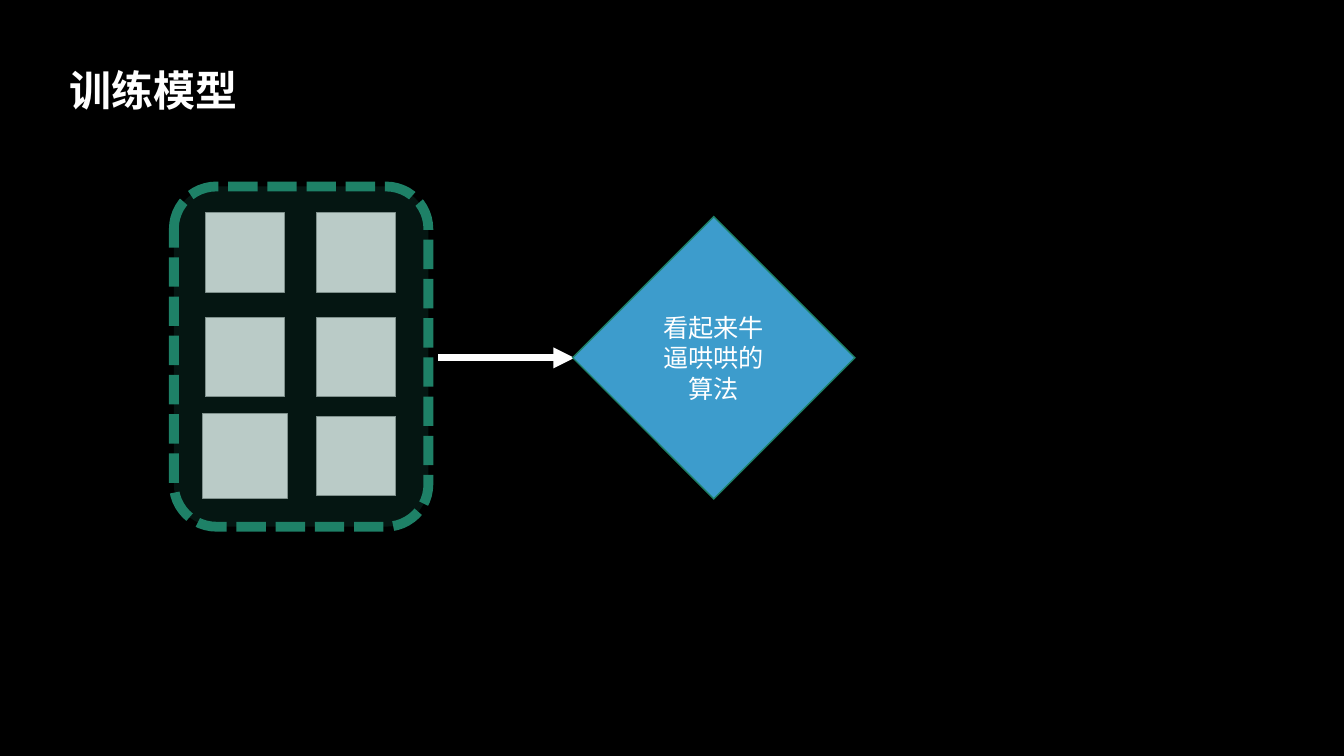
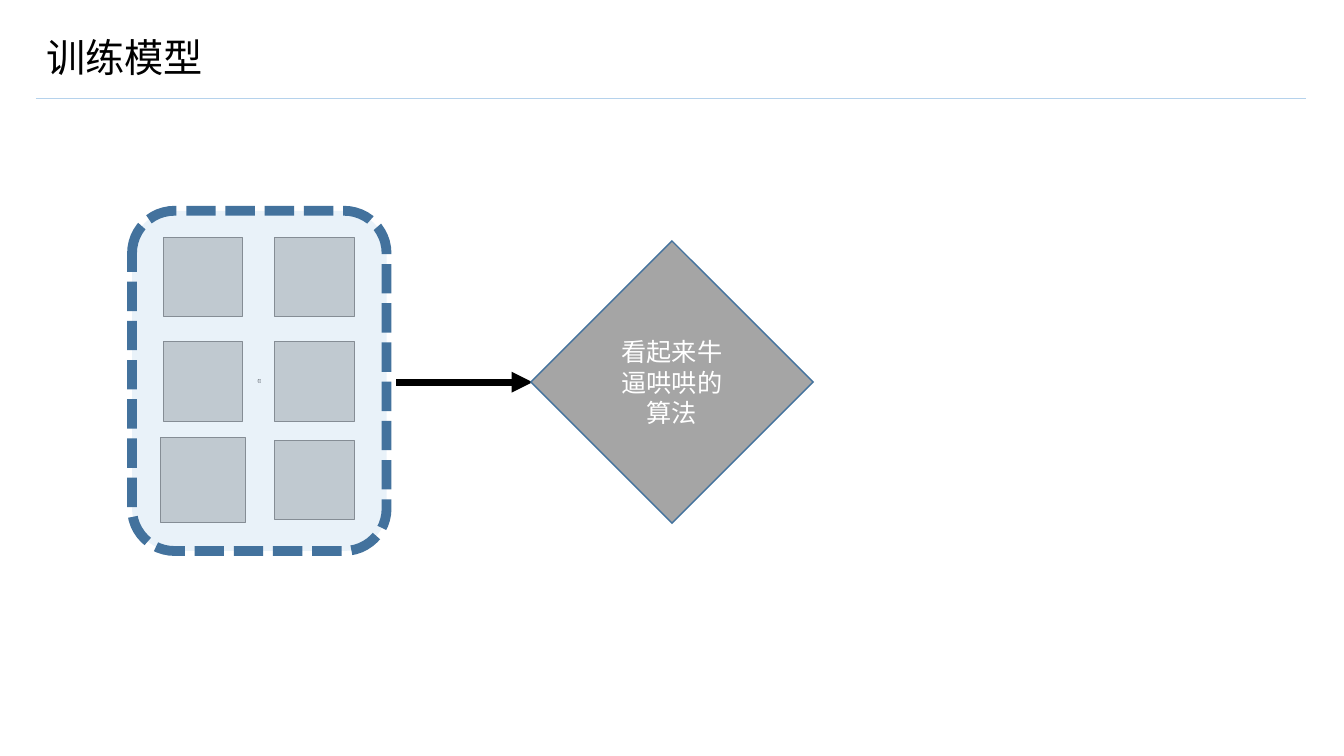
Before and after one commit to GuanyiLL/Study, a slide deck: slide 7 of Swift/CoreMLResearching/CoreML.pptx (slide 5 before the commit). Drawn at 1344x756 pixels with LibreOffice and Linux fonts; fonts in the diff are those of the drawing; grey boxes stand for pictures. Boxes give left, top, right and bottom in pixels: in the first picture for what was removed or moved away, otherwise in the second. Text is boxed around its words. In the diff, an @@ line names an element or a change of style, - is before the commit and + after.

```diff
--- a/Swift/CoreMLResearching/CoreML.pptx
+++ b/Swift/CoreMLResearching/CoreML.pptx
@@ background #000000 to #FFFFFF @@
@@ title "训练模型": place and size @@
-title "训练模型" at (69, 70, 237, 110)
+title "训练模型" at (46, 39, 203, 75)
@@ title "训练模型" at (46, 39, 203, 75): size 30 to 28 pt, font Arial to Noto Sans CJK SC, text colour #FFFFFF to #000000, bold off; line spacing 1 to 0.9; vertical alignment top to middle @@
@@ line added from (36, 99) to (1306, 99), #B5D2EC 0.5 pt @@
@@ 3 pictures, 1 diamond, 1 rounded rectangle: place and size @@
-3 pictures, 1 diamond, 1 rounded rectangle at (174, 187, 855, 527)
+3 pictures, 1 diamond, 1 rounded rectangle at (132, 211, 814, 552)
@@ rounded rectangle at (132, 211, 386, 552): fill #29AF8C at 13% opacity to #5B9BD5 at 13% opacity; outline #1E8168 7 pt dashed to #43739E 7 pt dashed @@
@@ diamond "看起来牛逼哄哄的算法" at (531, 241, 814, 523): fill #3D9CCC to #A5A5A5; outline #1E8168 1 pt to #43739E 1 pt @@
@@ 3 pictures, 1 arrow: place and size @@
-3 pictures, 1 arrow at (203, 213, 575, 498)
+3 pictures, 1 arrow at (160, 237, 532, 522)
@@ arrow (396, 382) - (532, 382): stroke #FFFFFF 5 pt to #000000 5 pt @@
```
Also in this commit, not shown: 13 other slides changed, 16 slides added, 10 slides removed.
